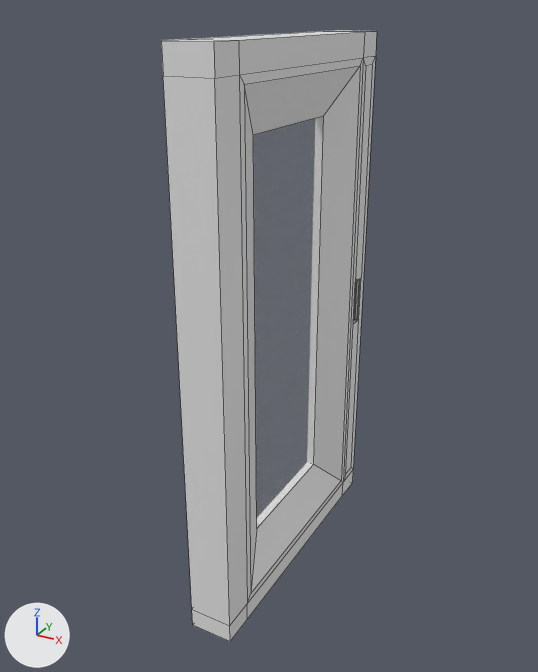
An edit to the Blender file Bumpy Cat Home/Blender/Isabella Models .blend, drawn before and after from the same camera.
One viewpoint serves both versions: a camera (50 mm lens) standing at (1.33, -1.81, 2.21) and looking at (0.04, 0.55, 1.03). Arrows for +X, +Y and +Z are at lower left; the lights stay in place. The picture after the commit comes second. Mesh edges are drawn as thin lines. The same objects are shown in both versions, whatever each file hides.

Names of what the first picture shows: 'Door'.
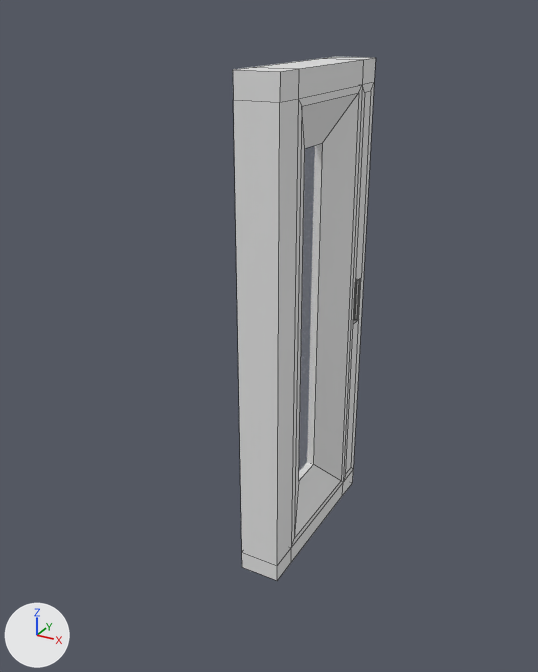
Commit message: Updated the Door

Changed parts and their boxes (x1, y1, x2, y2) in the pictures (538 x 672 px; the box of a moved part takes in the faces that stretch with it):
'Door', reshaped (34% narrower, 14% shorter): before (161, 30, 377, 641); after (233, 57, 375, 580)
part 1 of me_cube_010, moved or reshaped: before (314, 30, 377, 482); after (314, 57, 375, 482)
part 2 of me_cube_010, moved or reshaped: before (161, 31, 364, 135); after (233, 58, 363, 148)
part 3 of me_cube_010, moved or reshaped: before (163, 75, 324, 641); after (233, 99, 323, 580)

Edits to the bpy script that builds the scene:
```text
Change me_cube_010:
    used by ob_door; location = (0.0, 0.0, 0.0)
    remove me_cube_010.from_pydata(...)  # 72 vertices, 71 faces, 1 loose edge; spans x 0.0..0.17, y 0.0..1.19, z 0.0..2.13
    add me_cube_010.from_pydata(...)  # 72 vertices, 71 faces, 1 loose edge; spans x 0.0..0.17, y 0.38..1.19, z 0.0..2.03
    me_cube_010 part 1: all 14 vertices in x 0.0..0.17, y 0.86..1.19, z 1.84..2.13 are moved by (0.0, 0.0, -0.1)
    me_cube_010 part 2: all 12 vertices in x 0.0..0.17, y 0.0..0.33, z 1.84..2.13 are moved by (0.0, 0.38, -0.1)
    me_cube_010 part 3: all 12 vertices in x 0.0..0.17, y 0.0..0.33, z 0.0..0.28 are moved by (0.0, 0.38, 0.0)
```
